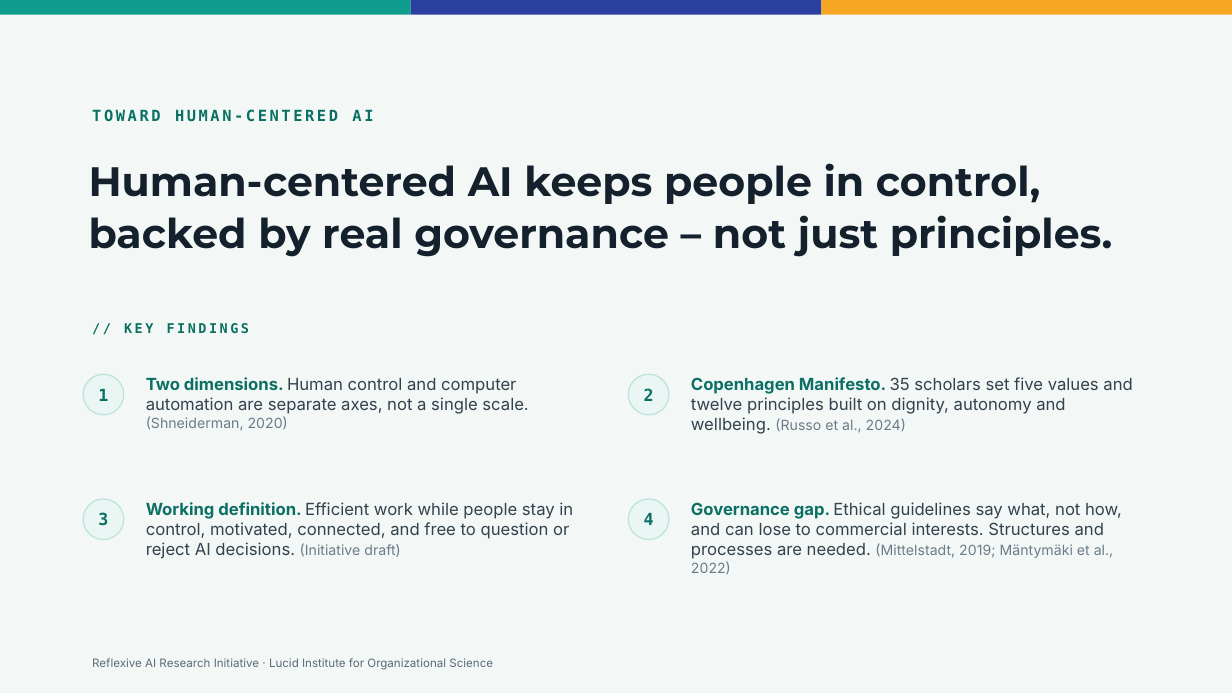
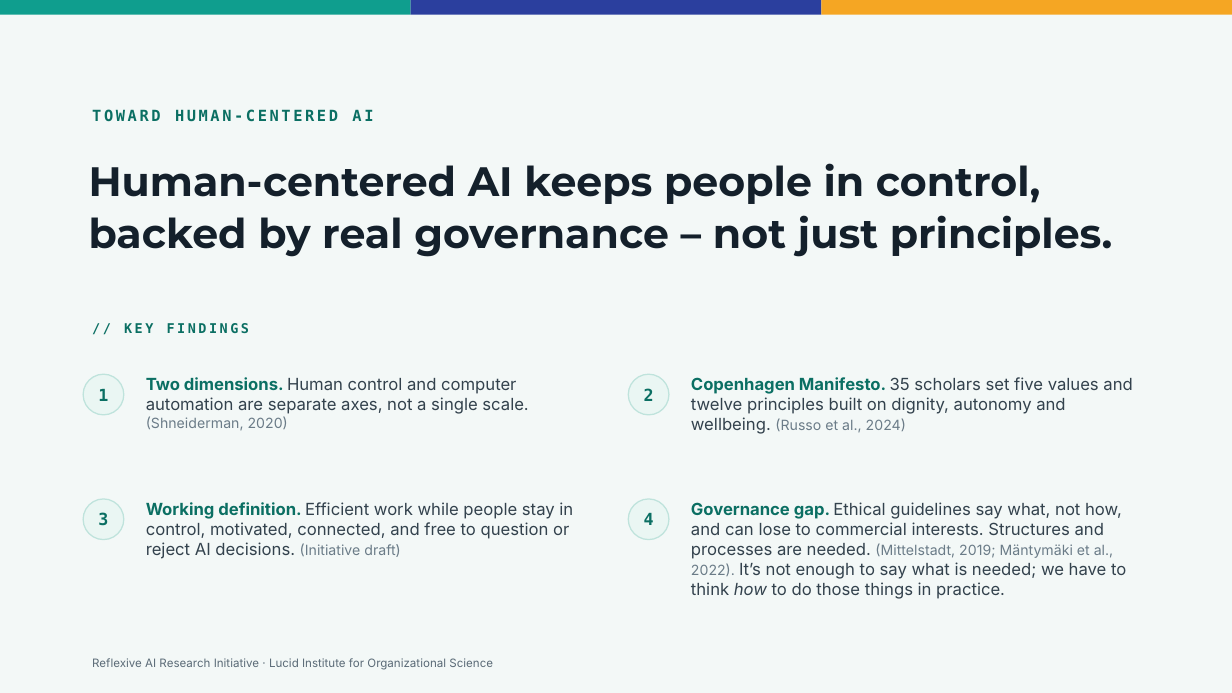
Before and after one commit to LucidInstitute/Reflexive-AI-Initiative, a slide deck: slide 6 of Work Group Guide/Source/Research Presentation.pptx. Drawn at 1232x693 pixels with LibreOffice and Linux fonts; fonts in the diff are those of the drawing. Boxes give left, top, right and bottom in pixels: in the first picture for what was removed or moved away, otherwise in the second. Text is boxed around its words. In the diff, an @@ line names an element or a change of style, - is before the commit and + after.

```diff
--- a/Work Group Guide/Source/Research Presentation.pptx
+++ b/Work Group Guide/Source/Research Presentation.pptx
@@ text at (691,502,1126,599): text changed @@
-Governance gap. Ethical guidelines say what, not how, and can lose to commercial interests. Structures and processes are needed. (Mittelstadt, 2019; Mäntymäki et al., 2022)
+Governance gap. Ethical guidelines say what, not how, and can lose to commercial interests. Structures and processes are needed. (Mittelstadt, 2019; Mäntymäki et al., 2022). It’s not enough to say what is needed; we have to think how to do those things in practice.
```
Also in this commit, not shown: 1 other slide changed, 3 other files.
